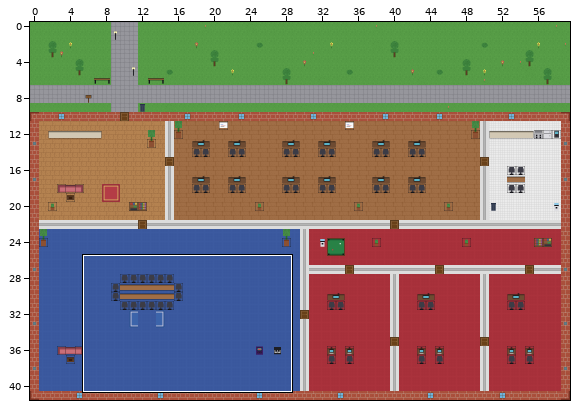
Tiled map (JSON): client/public/maps/default.tmj. The first picture is a wide view before the edit; the outline marks the close-up.
Close-up. As it was:
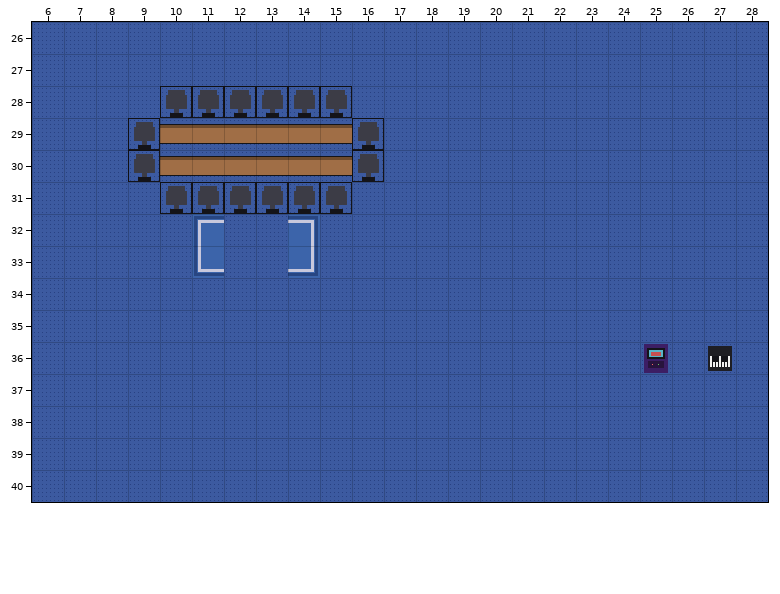
Cells are 32x32 px. Shown: x 6..28, y 26..40. The commit also changed other parts of the map, which this record leaves out.
After the commit:
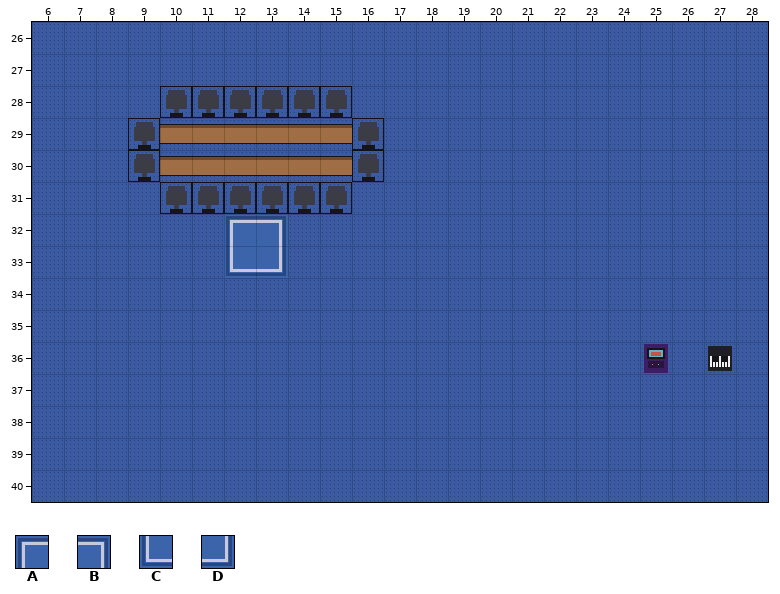
Key: from "basic": A 130, B 131, C 146, D 147.
_ is an empty cell.
Edits made:
Layer "decoration":
Tile A now appears in row 32 at x 12.
Tile B now appears in row 32 at x 13.
Tile C now appears in row 33 at x 12.
Tile D now appears in row 33 at x 13.
The edit erases tile A in row 32 at x 11.
The edit erases tile B in row 32 at x 14.
The edit erases tile C in row 33 at x 11.
The edit erases tile D in row 33 at x 14.
Changed places in both close-ups, as pixel boxes (x1, y1, x2, y2):
changed: (192, 214, 320, 278)
